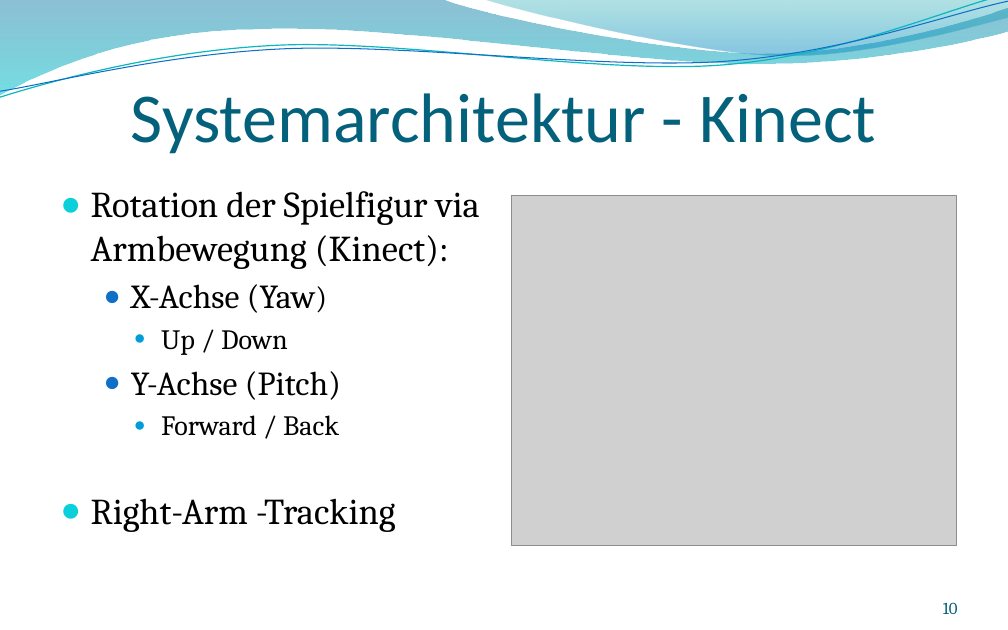
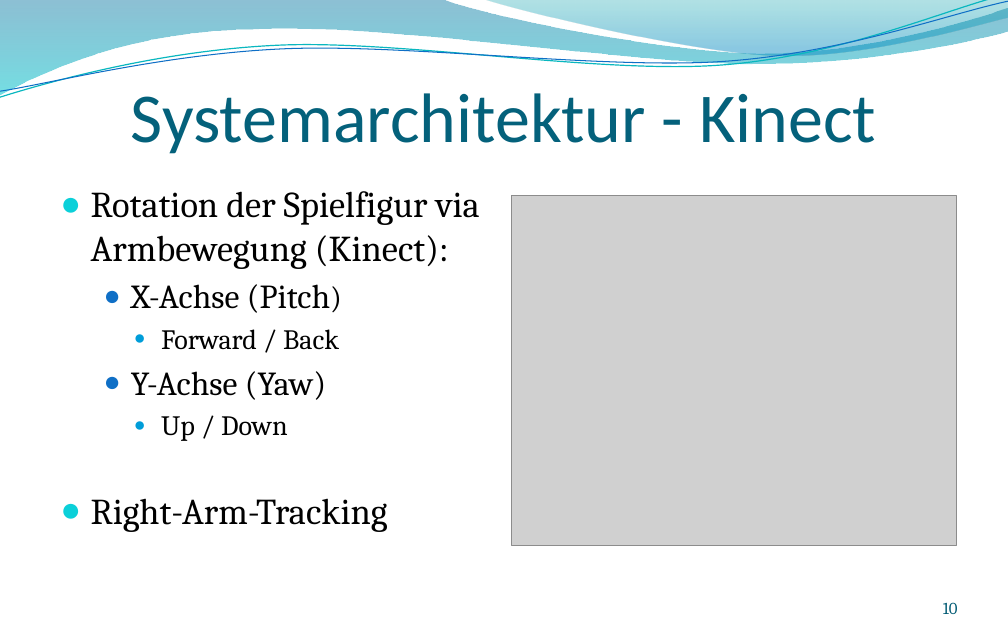
Before and after one commit to andreasdietze/Rift-Wingsuit, a slide deck: slide 10 of Präsentationen/Finale Präsentation/Finale-Präsentation-Rift-Wingsuit.pptx. Drawn at 1008x630 pixels with LibreOffice and Linux fonts; fonts in the diff are those of the drawing; grey boxes stand for pictures; background and template pictures are left out. Boxes give left, top, right and bottom in pixels: in the first picture for what was removed or moved away, otherwise in the second. Text is boxed around its words. In the diff, an @@ line names an element or a change of style, - is before the commit and + after.

```diff
--- a/Präsentationen/Finale Präsentation/Finale-Präsentation-Rift-Wingsuit.pptx
+++ b/Präsentationen/Finale Präsentation/Finale-Präsentation-Rift-Wingsuit.pptx
@@ text at (x1=131, y1=284, x2=339, y2=400): text changed @@
-  ● X-Achse (Yaw)
+  ● X-Achse (Pitch)
+    ● Forward / Back
+  ● Y-Achse (Yaw)
@@ text at (x1=91, y1=498, x2=388, y2=532): text changed @@
-  ● Y-Achse (Pitch)
-    ● Forward / Back
-● Right-Arm -Tracking
+● Right-Arm-Tracking
```
Also in this commit, not shown: 5 other slides changed, 1 other file.
